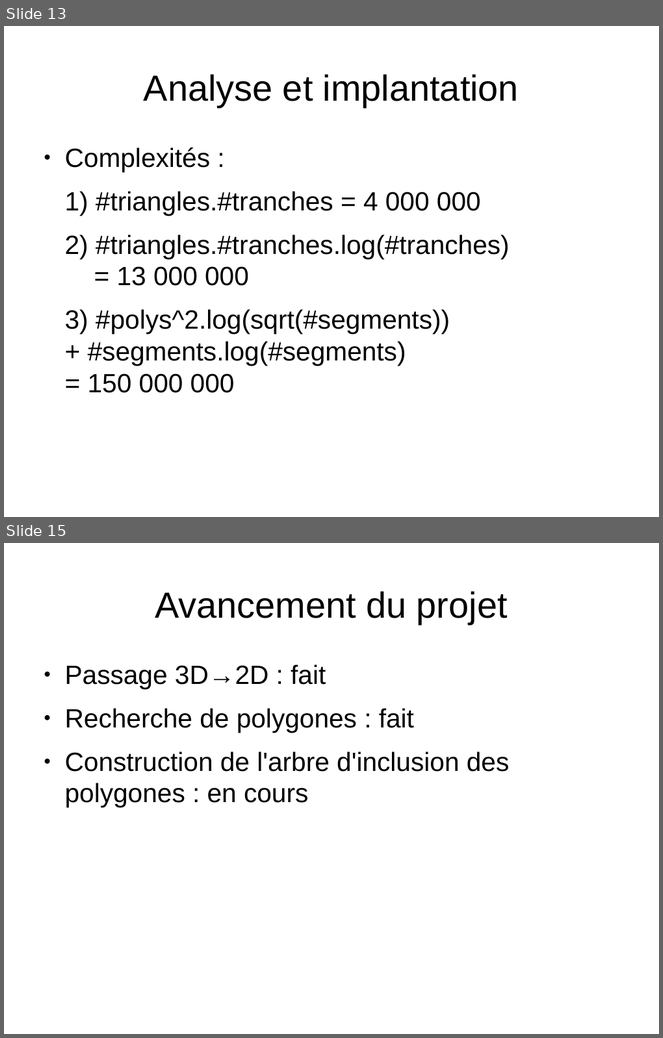
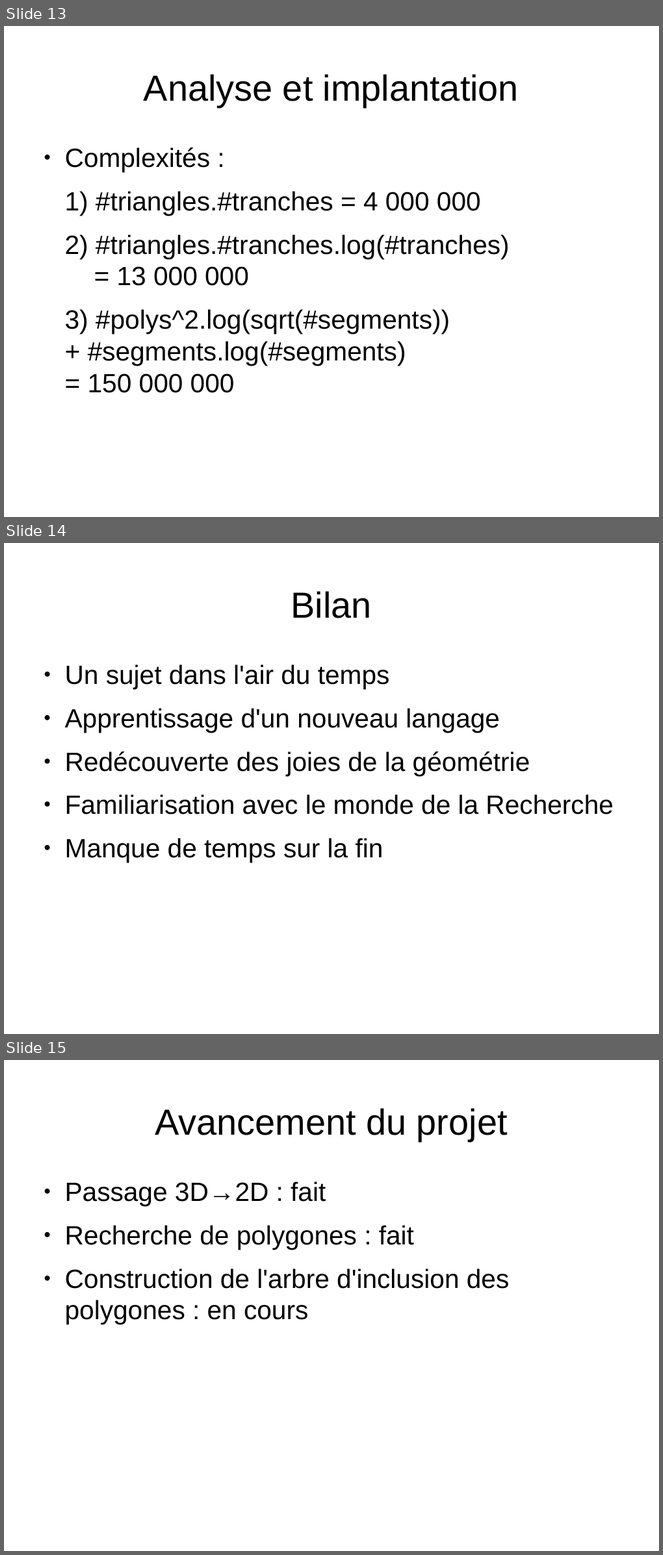
Before and after one commit to wagnerf42/Jimn, a slide deck: soutenance/soutenance.odp. Shown one above the other, each under a label of ours: slides 13 and 15 before the commit, slides 13, 14 and 15 after it; the slides between them are not shown. The pictures are 663x1038 and 663x1555 pixels, drawn with LibreOffice and Linux fonts; fonts in the diff are those of the drawing. Boxes give left, top, right and bottom in pixels: in the first picture for what was removed or moved away, otherwise in the second. Text is boxed around its words. In the diff, an @@ line names an element or a change of style, - is before the commit and + after.

```diff
--- a/soutenance/soutenance.odp
+++ b/soutenance/soutenance.odp
@@ slide 14 added at <box>4,543,659,1034</box>, background #FFFFFF @@
@@ title added at <box>291,591,372,618</box>, 44 pt, text #000000 @@
+Bilan
@@ text added at <box>65,665,613,863</box>, 32 pt, text #000000 @@
+● Un sujet dans l'air du temps
+● Apprentissage d'un nouveau langage
+● Redécouverte des joies de la géométrie
+● Familiarisation avec le monde de la Recherche
+● Manque de temps sur la fin
```
Also in this commit, not shown: 1 slide changed, 1 slide removed.
